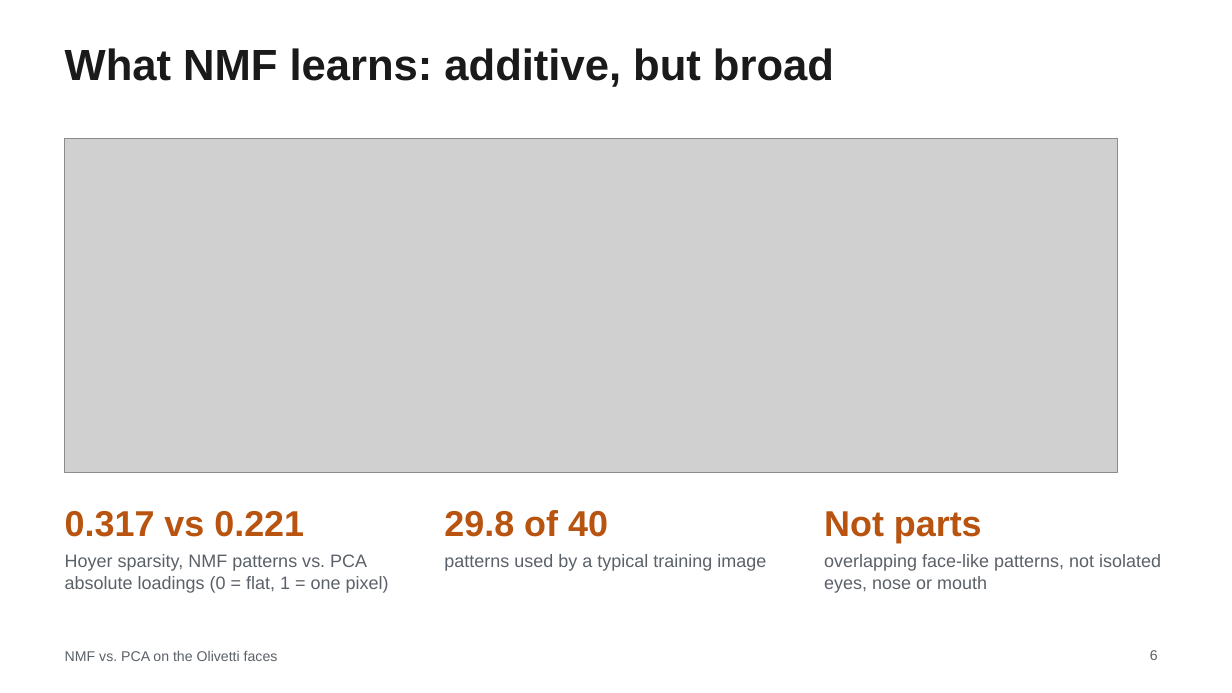
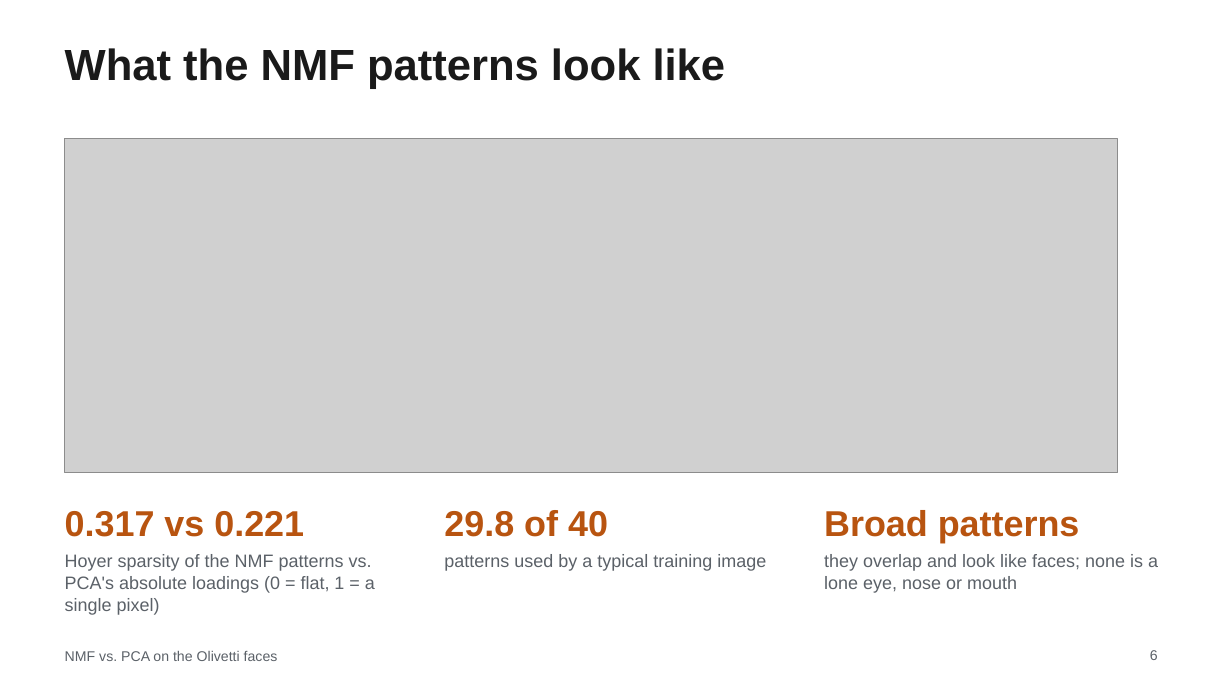
Before and after one commit to MachineWJQ6657/pca-vs-nmf, a slide deck: slide 6 of slides/STOR565_Slides.pptx. Drawn at 1232x693 pixels with LibreOffice and Linux fonts; fonts in the diff are those of the drawing; grey boxes stand for pictures. Boxes give left, top, right and bottom in pixels: in the first picture for what was removed or moved away, otherwise in the second. Text is boxed around its words. In the diff, an @@ line names an element or a change of style, - is before the commit and + after.

```diff
--- a/slides/STOR565_Slides.pptx
+++ b/slides/STOR565_Slides.pptx
@@ title at box(65, 48, 726, 89): text changed @@
-What NMF learns: additive, but broad
+What the NMF patterns look like
@@ text at box(824, 510, 1080, 543): text changed @@
-Not parts
+Broad patterns
@@ text at box(65, 554, 375, 615): text changed @@
-Hoyer sparsity, NMF patterns vs. PCA absolute loadings (0 = flat, 1 = one pixel)
+Hoyer sparsity of the NMF patterns vs. PCA's absolute loadings (0 = flat, 1 = a single pixel)
@@ text at box(824, 554, 1158, 593): text changed @@
-overlapping face-like patterns, not isolated eyes, nose or mouth
+they overlap and look like faces; none is a lone eye, nose or mouth
```
Also in this commit, not shown: 13 other slides changed, 1 other file.
